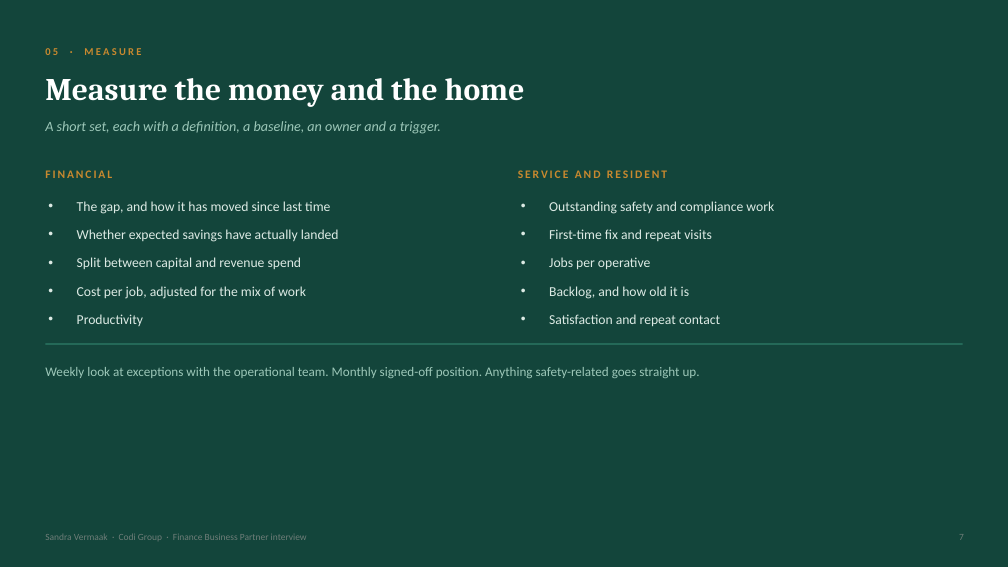
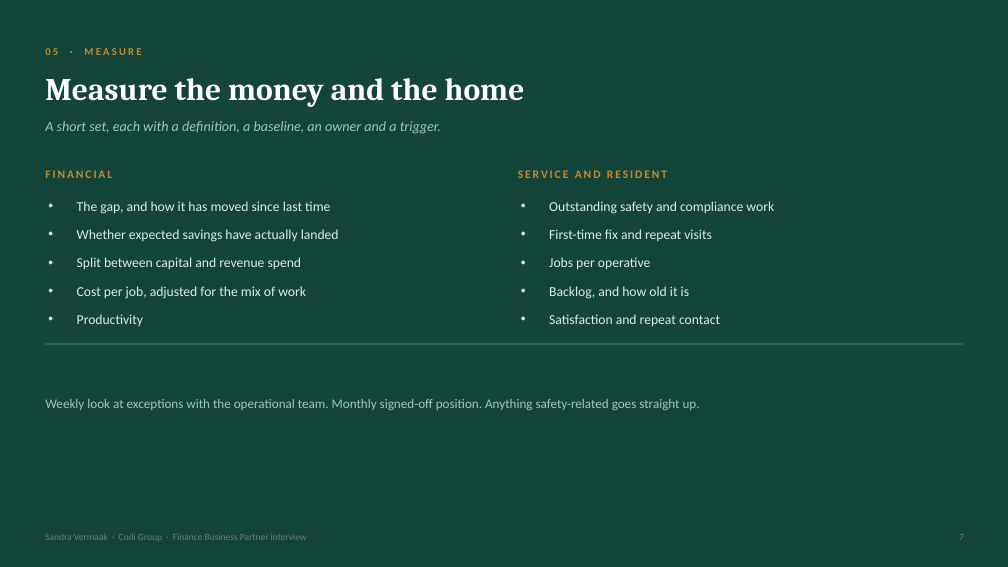
Before and after one commit to JustusVermaakSkystrm/rugby-rwc-2027, a slide deck: slide 7 of briefings/Codi_Presentation_Sandra_Vermaak_clean.pptx. Drawn at 1008x567 pixels with LibreOffice and Linux fonts; fonts in the diff are those of the drawing. Boxes give left, top, right and bottom in pixels: in the first picture for what was removed or moved away, otherwise in the second. Text is boxed around its words. In the diff, an @@ line names an element or a change of style, - is before the commit and + after.

```diff
--- a/briefings/Codi_Presentation_Sandra_Vermaak_clean.pptx
+++ b/briefings/Codi_Presentation_Sandra_Vermaak_clean.pptx
@@ text "Weekly look at exceptions with ...": place and size @@
-text "Weekly look at exceptions with ..." at <box>45,367,700,378</box>
+text "Weekly look at exceptions with ..." at <box>45,399,700,410</box>
```
Also in this commit, not shown: 4 other slides changed, 1 other file.
